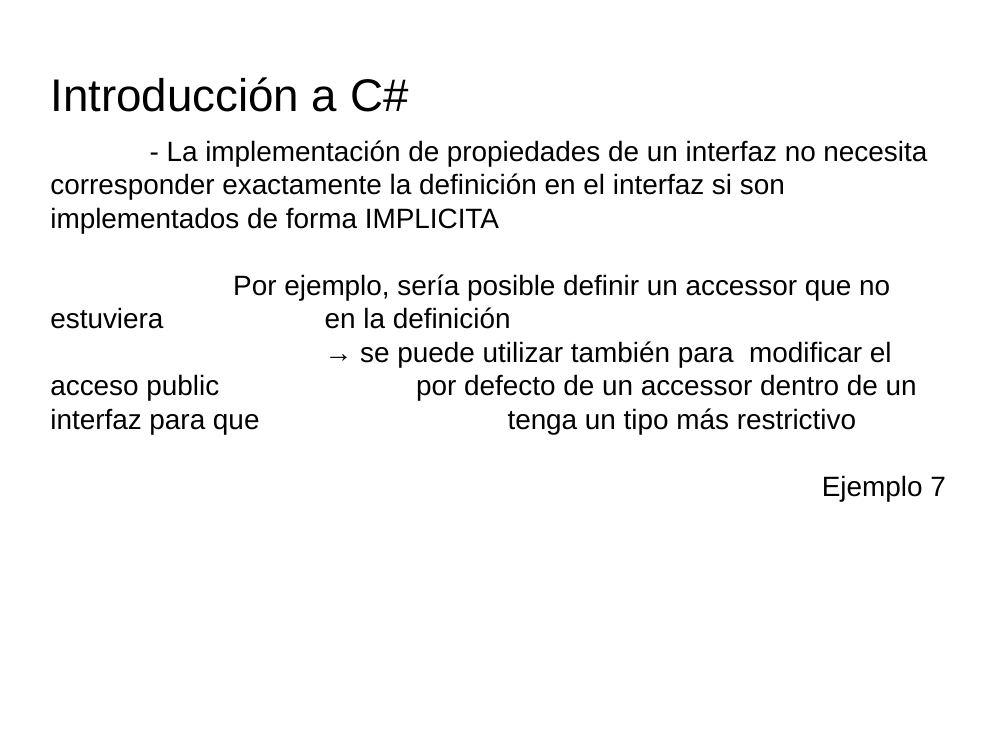
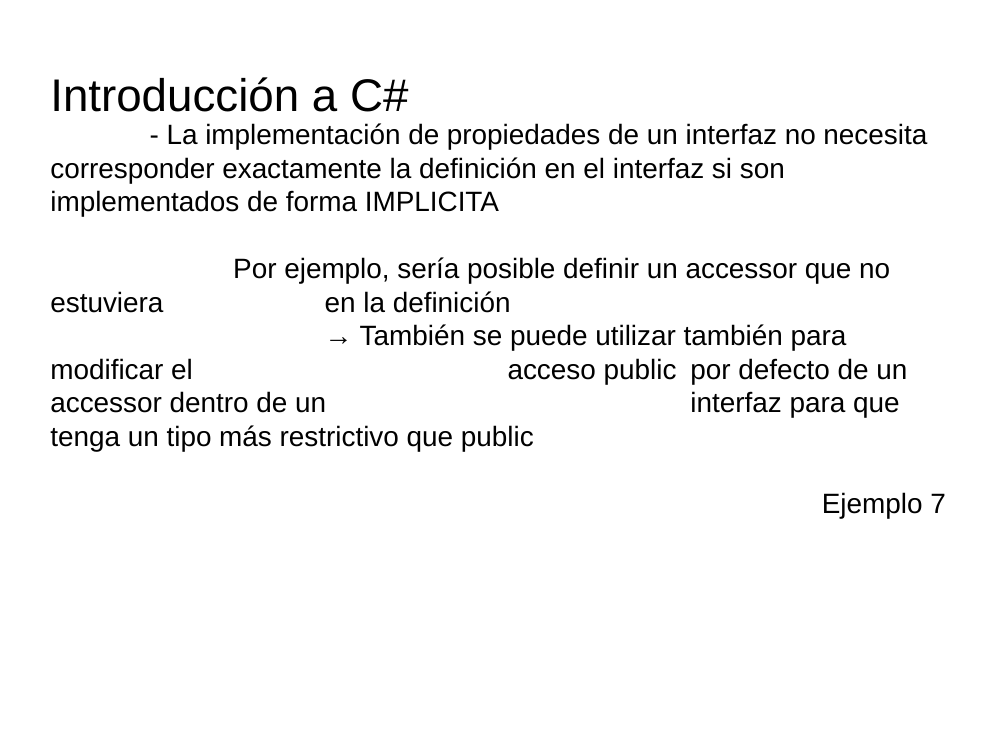
Before and after one commit to videojuegos-abastos/PMV, a slide deck: slide 22 of te/Tema 4 (Chema)/t4.3.- Definiendo miembros de una clase.odp. Drawn at 1008x756 pixels with LibreOffice and Linux fonts; fonts in the diff are those of the drawing; background and template pictures are left out. Boxes give left, top, right and bottom in pixels: in the first picture for what was removed or moved away, otherwise in the second. Text is boxed around its words. In the diff, an @@ line names an element or a change of style, - is before the commit and + after.

```diff
--- a/te/Tema 4 (Chema)/t4.3.- Definiendo miembros de una clase.odp
+++ b/te/Tema 4 (Chema)/t4.3.- Definiendo miembros de una clase.odp
@@ text at (x1=50, y1=324, x2=907, y2=451): text changed @@
-→ se puede utilizar también para modificar el acceso public por defecto de un accessor dentro de un interfaz para que tenga un tipo más restrictivo
+→ También se puede utilizar también para modificar el acceso public por defecto de un accessor dentro de un interfaz para que tenga un tipo más restrictivo que public
```
Also in this commit, not shown: 7 other slides changed, 3 other files.
